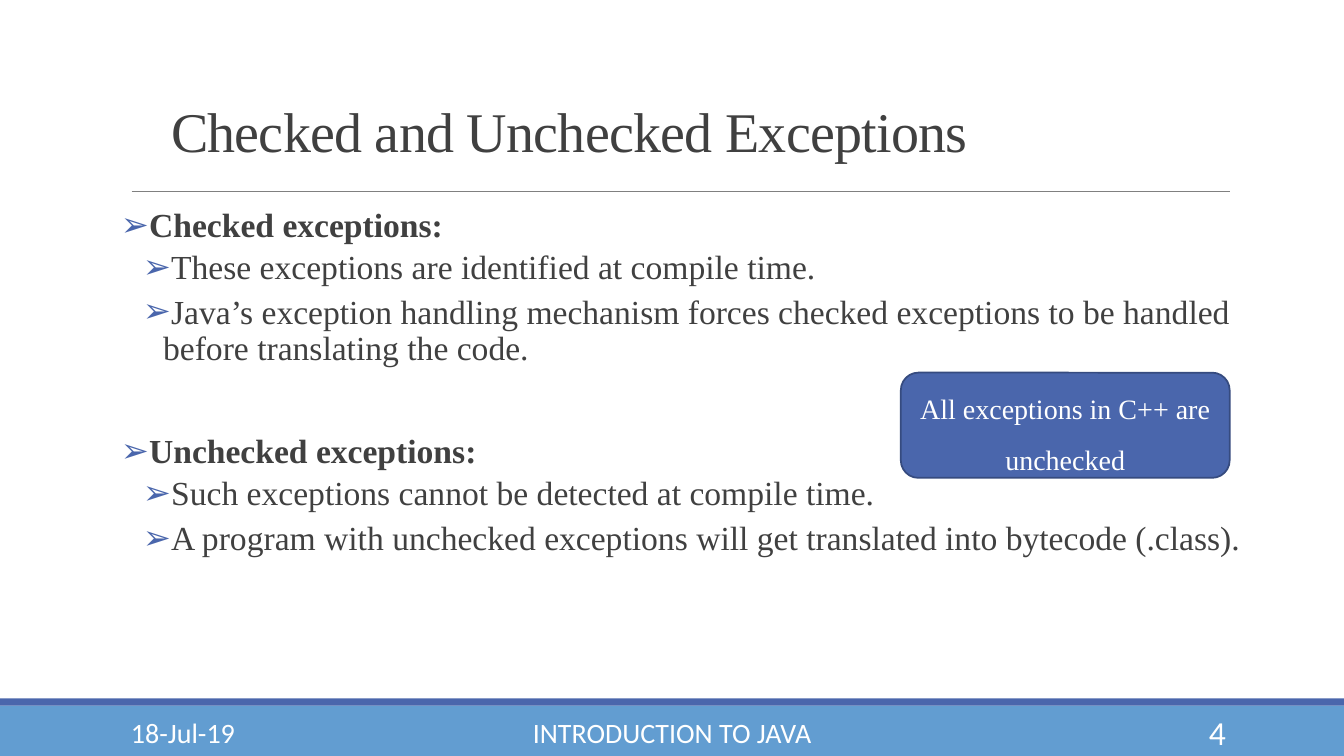
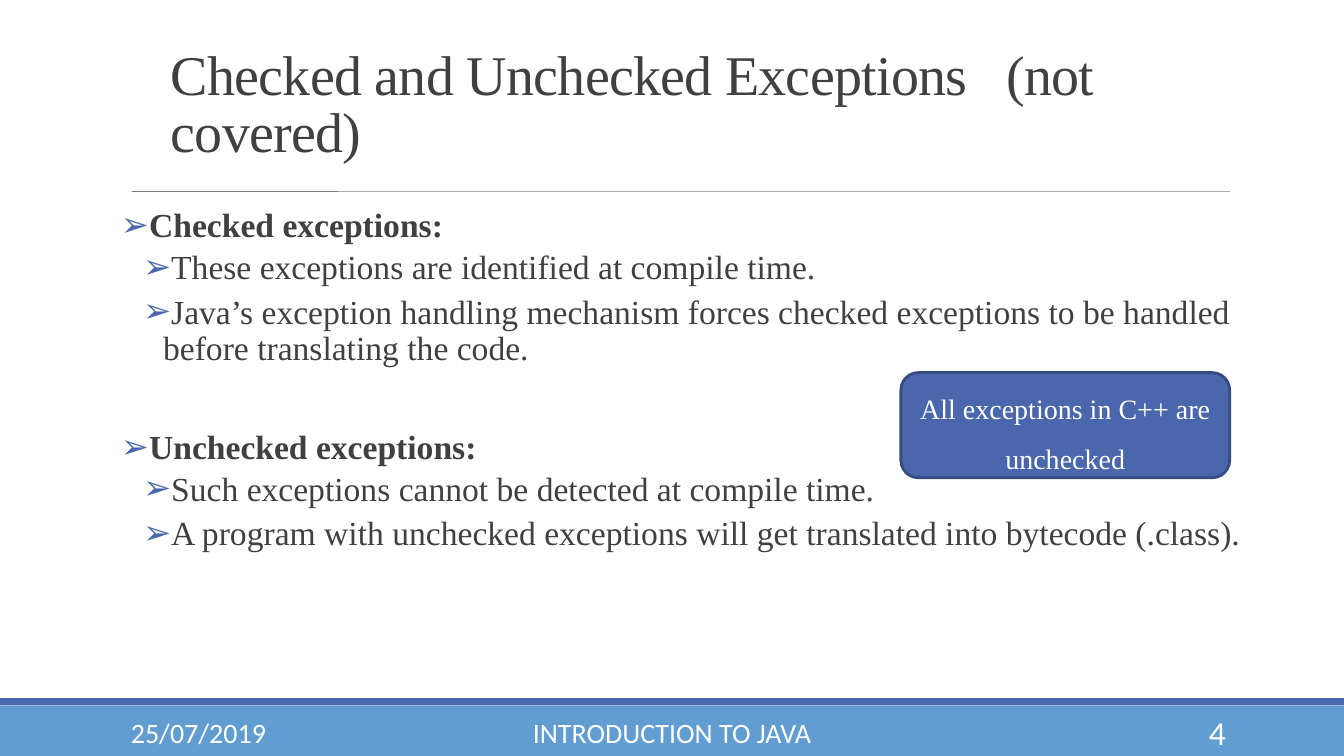
Before and after one commit to YashLele/JavaForWPU, a slide deck: slide 4 of Module 2A - Exception Handling.pptx. Drawn at 1344x756 pixels with LibreOffice and Linux fonts; fonts in the diff are those of the drawing; background and template pictures are left out. Boxes give left, top, right and bottom in pixels: in the first picture for what was removed or moved away, otherwise in the second. Text is boxed around its words. In the diff, an @@ line names an element or a change of style, - is before the commit and + after.

Commit message:
marked exceptions

```diff
--- a/Module 2A - Exception Handling.pptx
+++ b/Module 2A - Exception Handling.pptx
@@ text at [171, 56, 1094, 163]: text changed @@
-Checked and Unchecked Exceptions
+Checked and Unchecked Exceptions (not covered)
@@ text "Checked exceptions:" rewrapped from [149, 213, 1239, 556] to [149, 213, 1239, 552] @@
@@ line (132, 192) - (1230, 192): stroke #808080 0.5 pt to #808080 0.51 pt @@
@@ text at [131, 723, 266, 744]: text changed @@
-18-Jul-19
+25/07/2019
```
Also in this commit, not shown: 12 other slides changed.
